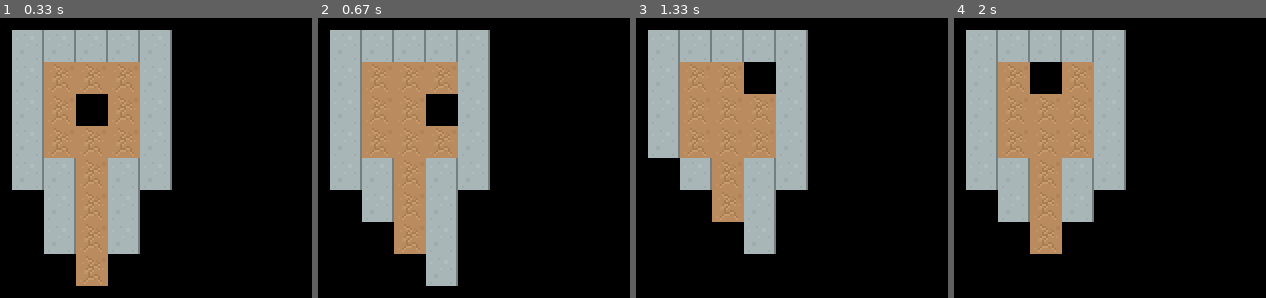
Above: before the commit, frames 1-4 (left to right).
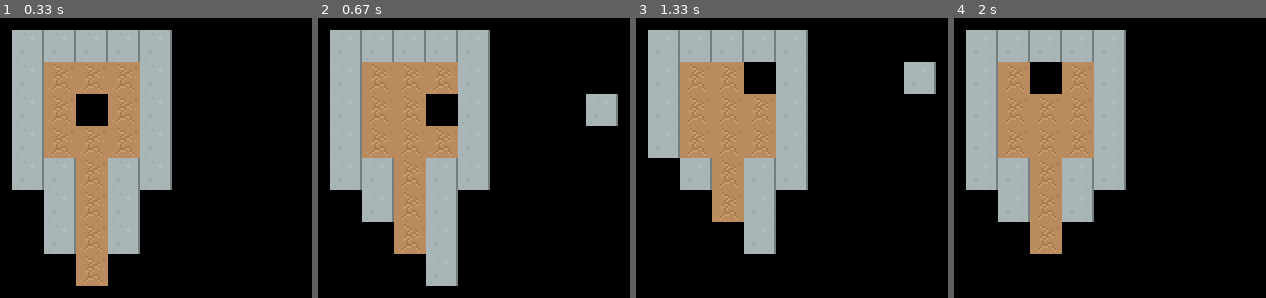
Above: after the commit, the same moments.

Repository: cmkemp52/Roguelike-Pygame2
Game: pygame game, started from main.py
Same seed, same stepped clock (60 frames per second), same inputs: the game is played once before the commit and once after it.
Inputs:
- Up to frame 1 (0.33 s): no input
- Up to frame 2 (0.67 s): hold Right from 0.33 s (still down)
- Up to frame 3 (1.33 s): release Right at 0.8 s; hold Up 0.83-1.13 s
- Up to frame 4 (2 s): hold Left from 1.67 s (still down)

Frame 1 is identical in both runs. In frame 2, 1.2% of the frame differs, in the area x 85-97%, y 27-39%; in frame 3, 1.2%; in frame 4, nothing differs.

Commit message:
removed line of sight blocking

Diff:
--- a/classes.py
+++ b/classes.py
@@ -42,21 +42,21 @@
             if self.loc[1]-x+y <= self.loc[1]:
                 if [self.loc[0]-x+y,self.loc[1]-y] not in inlos:
                     inlos.append([self.loc[0]-x+y,self.loc[1]-y])
-    outlos = []
-    for location in inlos:
-        for sprite in all_sprites:
-            if sprite.loc == location and sprite.transparent == False:
-                outlos.append(location)
-    for location in outlos:
-        if location[0] > self.loc[0]:
-            if location[1] == self.loc[1]:
-                for i in range(1,self.vision+1):
-                    if [location[0]+1+i,location[1]] in inlos:
-                        inlos.remove([location[0]+1+i,location[1]])
-                    if [location[0]+1+i,location[1]-i] in inlos:
-                        inlos.remove([location[0]+1+i,location[1]-i])
-                    if [location[0]+1+i,location[1]+i]in inlos:
-                        inlos.remove([location[0]+1+i,location[1]+i])
+    # outlos = []
+    # for location in inlos:
+    #     for sprite in all_sprites:
+    #         if sprite.loc == location and sprite.transparent == False:
+    #             outlos.append(location)
+    # for location in outlos:
+    #     if location[0] > self.loc[0]:
+    #         if location[1] == self.loc[1]:
+    #             for i in range(1,self.vision+1):
+    #                 if [location[0]+1+i,location[1]] in inlos:
+    #                     inlos.remove([location[0]+1+i,location[1]])
+    #                 if [location[0]+1+i,location[1]-i] in inlos:
+    #                     inlos.remove([location[0]+1+i,location[1]-i])
+    #                 if [location[0]+1+i,location[1]+i]in inlos:
+    #                     inlos.remove([location[0]+1+i,location[1]+i])
         # elif location[0] < player.loc[0]
         # elif location[1] > player.loc[1]
         # elif location[1] < player.loc[1]
